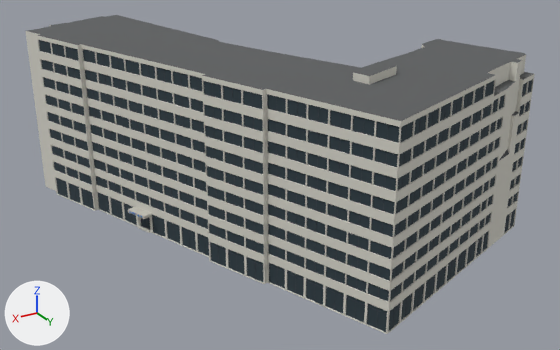
A saved change to the glTF model public/canal-drive/models/ordinary-buildings/recipe-large-wibautstraat-78-129127.glb.
One viewpoint serves both versions: a camera (50 mm lens) standing at (55.8, 115.7, 61.0) and looking at (-8.8, 8.1, 7.2). Lighting does not change. The marker at lower left points along +X, +Y and +Z. The older version comes first. Vertices at exactly the same position are counted once.

Names of what the first picture shows: 'wibautstraat-78-129127'.
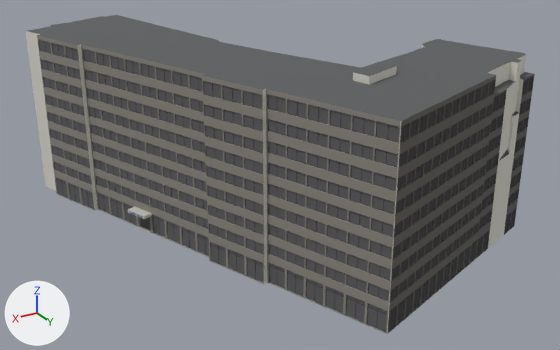
What differs and where, as boxes [x1, y1, x2, y2] in the pictures (560 x 350 px):
part 1 of me_wibautstraat_78_129127, reshaped: before [394, 76, 496, 328]; after [389, 76, 528, 332]
part 2 of me_wibautstraat_78_129127, recoloured: after [405, 252, 463, 316]
part 3 of me_wibautstraat_78_129127, recoloured (dark blue to dark grey): [39, 40, 400, 332] in both
part 4 of me_wibautstraat_78_129127, recoloured: [388, 87, 481, 331] in both
part 5 of me_wibautstraat_78_129127, recoloured: [476, 80, 532, 256] in both
part 6 of me_wibautstraat_78_129127, recoloured (light grey to grey): [37, 35, 401, 334] in both
part 7 of me_wibautstraat_78_129127, recoloured (light grey to dark grey): [388, 75, 496, 333] in both
part 8 of me_wibautstraat_78_129127, recoloured: [476, 74, 535, 258] in both

Patch to the scene script:
```diff
--- a/public/canal-drive/models/ordinary-buildings/recipe-large-wibautstraat-78-129127.glb.py
+++ b/public/canal-drive/models/ordinary-buildings/recipe-large-wibautstraat-78-129127.glb.py
@@ mat_8a867e_stucco @@
+mat_8a867e_stucco = principled_material('8a867e_stucco')
+mat_8a867e_stucco.base_color = (0.254, 0.238, 0.209)  # grey #8a867e
+mat_8a867e_stucco.roughness = 0.9
@@ mat_3c3b3c_glass @@
+mat_3c3b3c_glass = principled_material('3c3b3c_glass')
+mat_3c3b3c_glass.base_color = (0.0452, 0.0437, 0.0452)  # dark grey #3c3b3c
+mat_3c3b3c_glass.roughness = 0.9
@@ mat_5c5b5d_glass @@
+mat_5c5b5d_glass = principled_material('5c5b5d_glass')
+mat_5c5b5d_glass.base_color = (0.107, 0.105, 0.109)  # dark grey #5c5b5d
+mat_5c5b5d_glass.roughness = 0.9
@@ mat_625f5a_stucco @@
+mat_625f5a_stucco = principled_material('625f5a_stucco')
+mat_625f5a_stucco.base_color = (0.122, 0.114, 0.102)  # dark grey #625f5a
+mat_625f5a_stucco.roughness = 0.9
@@ mat_5e5c59_stucco @@
+mat_5e5c59_stucco = principled_material('5e5c59_stucco')
+mat_5e5c59_stucco.base_color = (0.112, 0.107, 0.0999)  # dark grey #5e5c59
+mat_5e5c59_stucco.roughness = 0.9
@@ mat_333435_glass @@
+mat_333435_glass = principled_material('333435_glass')
+mat_333435_glass.base_color = (0.0331, 0.0343, 0.0356)  # dark grey #333435
+mat_333435_glass.roughness = 0.9
@@ me_wibautstraat_78_129127 @@
 # used by ob_wibautstraat_78_129127; location = (0.0, 0.0, 0.0)
-me_wibautstraat_78_129127.from_pydata(...)  # 7760 vertices, 10617 faces; spans x -40.6..24.2, y -40.8..47.8, z 0.0..31.4
+me_wibautstraat_78_129127.from_pydata(...)  # 8656 vertices, 11809 faces; spans x -40.6..24.2, y -40.8..47.8, z 0.0..31.4
+# me_wibautstraat_78_129127 part 1: 865 vertices moved from x -40.5..-4.7, y 33.6..46.8, z 0.1..29.5 to x -40.5..-3.7, y 33.6..47.1, z 0.1..29.5; 165 vertices removed from x -23.6..-4.8, y 39.7..46.8, z 0.1..29.5; 1533 vertices added at x -39.5..-2.8, y 33.9..47.3, z 0.1..29.5
+# me_wibautstraat_78_129127 part 2: 8 faces spanning x -22.2..-6.1, y 40.2..46.1, z 0.2..3.5 switch from mat_3a4048_frame (dark grey #3a4048) to mat_3c3b3c_glass (dark grey #3c3b3c)
+# me_wibautstraat_78_129127 part 3: 360 faces spanning x -1.9..23.1, y -20.0..47.6, z 0.1..29.5 switch from mat_2a3a42_glass (dark blue #2a3a42) to mat_5c5b5d_glass (dark grey #5c5b5d)
+# me_wibautstraat_78_129127 part 4: 75 faces spanning x -26.3..-2.0, y 38.7..47.6, z 0.2..29.5 switch from mat_2a3a42_glass (dark blue #2a3a42) to mat_3c3b3c_glass (dark grey #3c3b3c)
+# me_wibautstraat_78_129127 part 5: 64 faces spanning x -40.4..-26.6, y 33.6..38.6, z 0.2..26.8 switch from mat_2a3a42_glass (dark blue #2a3a42) to mat_333435_glass (dark grey #333435)
+# me_wibautstraat_78_129127 part 6: 2244 faces spanning x -1.9..23.3, y -20.0..47.8, z 0.0..30.3 switch from mat_d8d6cc_stucco (light grey #d8d6cc) to mat_8a867e_stucco (grey #8a867e)
+# me_wibautstraat_78_129127 part 7: 568 faces spanning x -26.6..-1.9, y 38.7..47.8, z 0.0..30.3 switch from mat_d8d6cc_stucco (light grey #d8d6cc) to mat_625f5a_stucco (dark grey #625f5a)
+# me_wibautstraat_78_129127 part 8: 421 faces spanning x -40.6..-26.6, y 33.6..38.8, z 0.0..27.1 switch from mat_d8d6cc_stucco (light grey #d8d6cc) to mat_5e5c59_stucco (dark grey #5e5c59)
+# other edits to the shape of me_wibautstraat_78_129127 do not show in these pictures
 me_wibautstraat_78_129127.materials.append(mat_2a2a2a_door)
```
